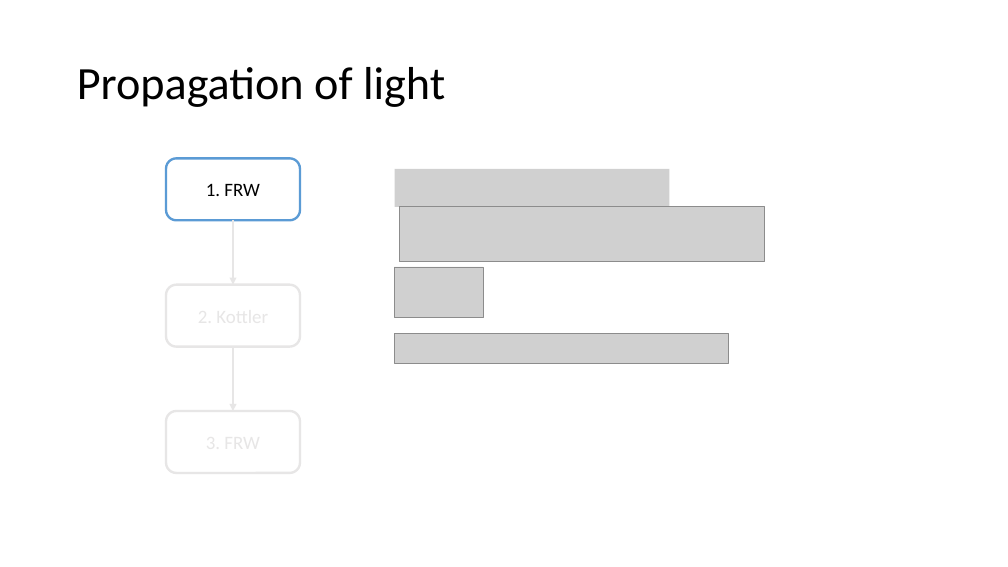
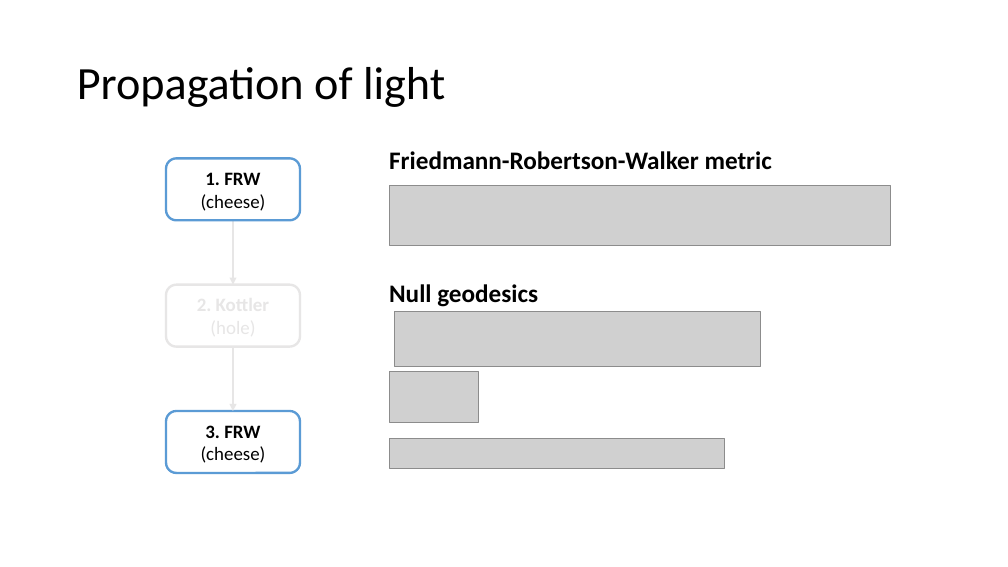
Before and after one commit to lingxz/lightbending, a slide deck: slide 12 of presentation2.pptx (slide 11 before the commit). Drawn at 1008x567 pixels with LibreOffice and Linux fonts; fonts in the diff are those of the drawing; grey boxes stand for pictures. Boxes give left, top, right and bottom in pixels: in the first picture for what was removed or moved away, otherwise in the second. Text is boxed around its words. In the diff, an @@ line names an element or a change of style, - is before the commit and + after.

```diff
--- a/presentation2.pptx
+++ b/presentation2.pptx
@@ text in rounded rectangle at [201, 172, 266, 211]: text changed @@
-1. FRW
+1. FRW (cheese)
@@ text added at [389, 151, 772, 170], 24 pt, text #000000, bold @@
+Friedmann-Robertson-Walker metric
@@ picture removed at [395, 169, 669, 206] @@
@@ picture added at [389, 185, 890, 245] @@
@@ text added at [389, 284, 538, 307], 24 pt, text #000000, bold @@
+Null geodesics
@@ 3 pictures: place and size @@
-3 pictures at [394, 206, 765, 364]
+3 pictures at [389, 312, 760, 469]
@@ rounded rectangle "3. FRW (cheese)" at [166, 411, 300, 473]: outline #E7E6E6 2.25 pt to #5B9BD5 2.25 pt @@
@@ text in rounded rectangle at [201, 425, 266, 463]: text added @@
+3. FRW (cheese)
```
Also in this commit, not shown: 8 other slides changed, 13 slides added, 6 slides removed, 36 other files.
